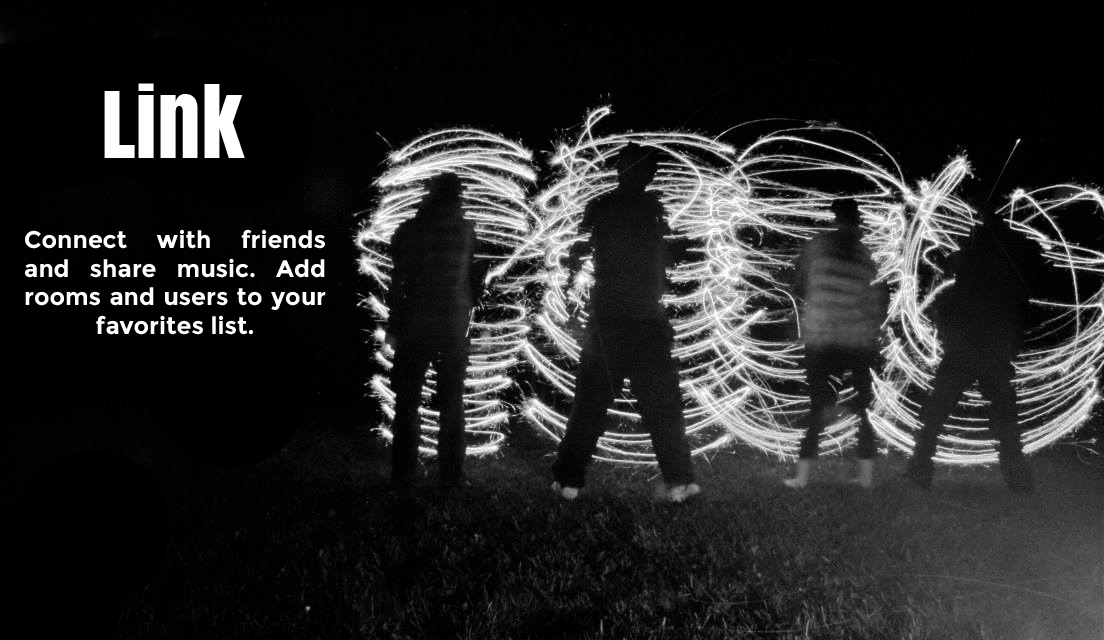
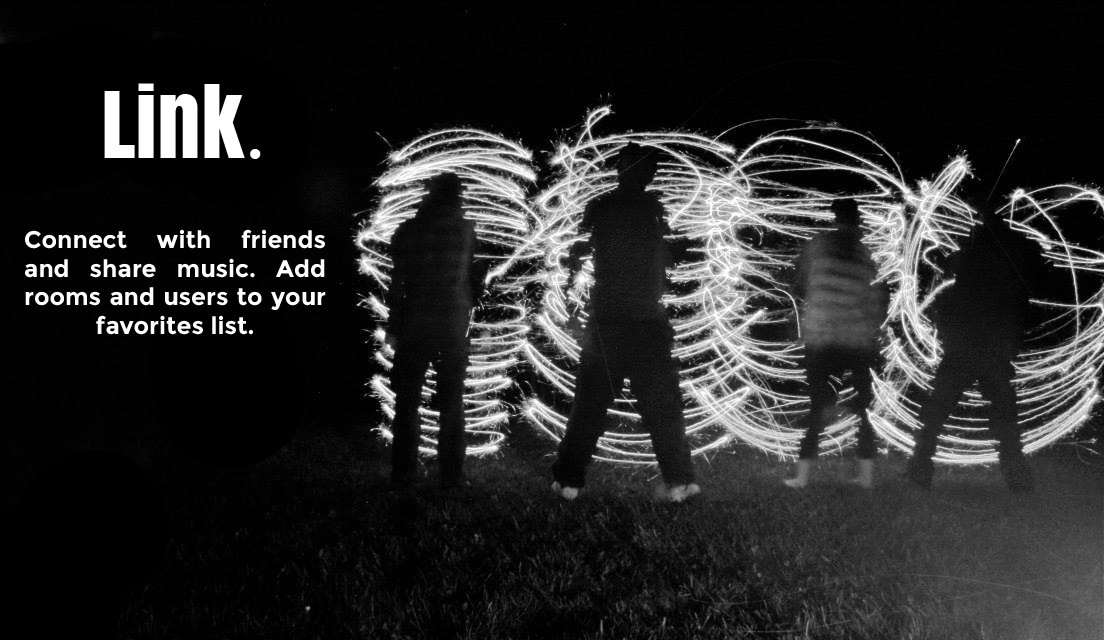
The second (1104, 640) image is a revision of the first. Changes to its layers:
renamed "Link" to "Link.", painted on it over [250, 149, 261, 159]
